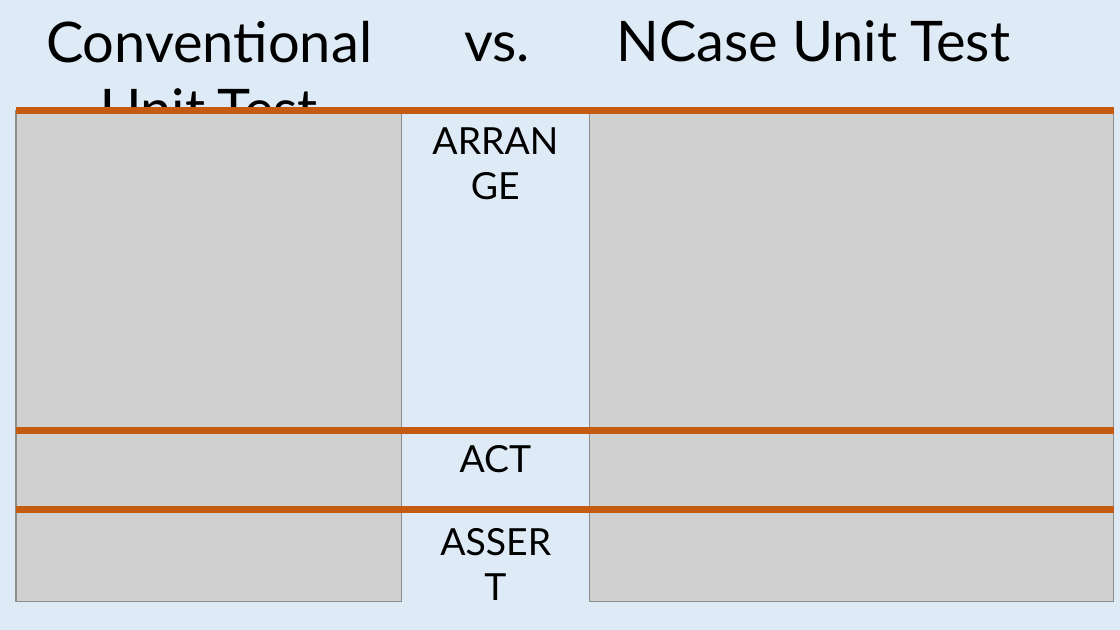
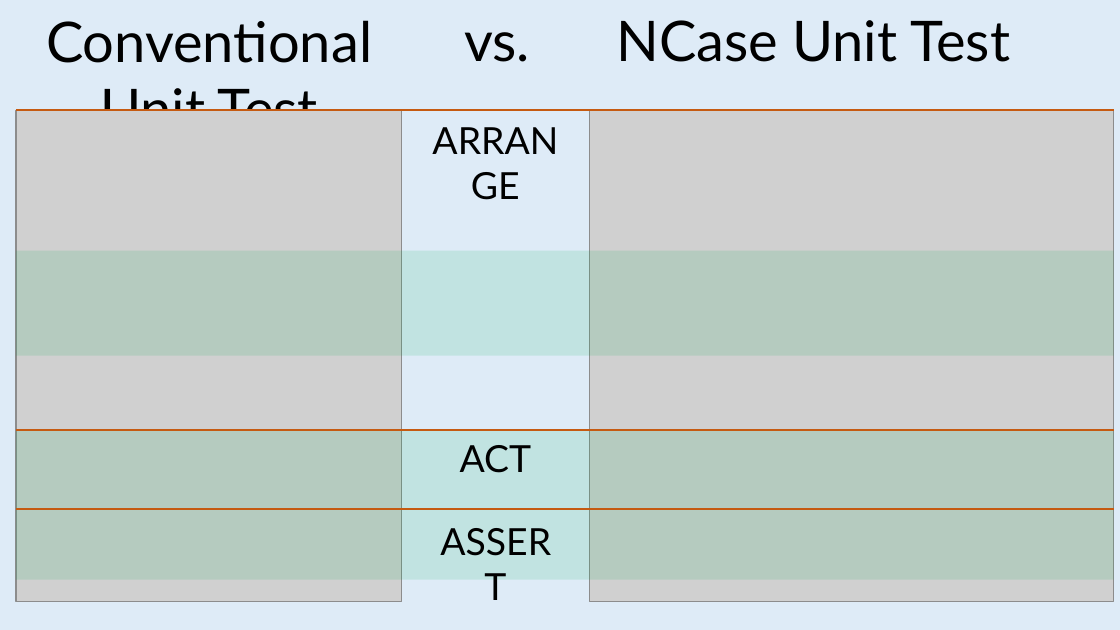
Before and after one commit to jeromerg/NCase, a slide deck: slide 13 of src/NCase.Doc/intern/ReadmeCaroussel.pptx (slide 12 before the commit). Drawn at 1120x630 pixels with LibreOffice and Linux fonts; fonts in the diff are those of the drawing; grey boxes stand for pictures. Boxes give left, top, right and bottom in pixels: in the first picture for what was removed or moved away, otherwise in the second. Text is boxed around its words. In the diff, an @@ line names an element or a change of style, - is before the commit and + after.

```diff
--- a/src/NCase.Doc/intern/ReadmeCaroussel.pptx
+++ b/src/NCase.Doc/intern/ReadmeCaroussel.pptx
@@ line (16, 110) - (1113, 110): stroke #C55A11 4.5 pt to #C55A11 1.5 pt @@
@@ rectangle added at bbox=[16, 251, 1113, 356], fill #00B050 at 13% opacity @@
@@ line (16, 430) - (1113, 430): stroke #C55A11 4.5 pt to #C55A11 1.5 pt @@
@@ rectangle added at bbox=[16, 429, 1113, 579], fill #00B050 at 13% opacity @@
@@ line (16, 510) - (1113, 510): stroke #C55A11 4.5 pt to #C55A11 1.5 pt @@
```
Also in this commit, not shown: 1 other slide changed, 5 slides added, 3 other files.
